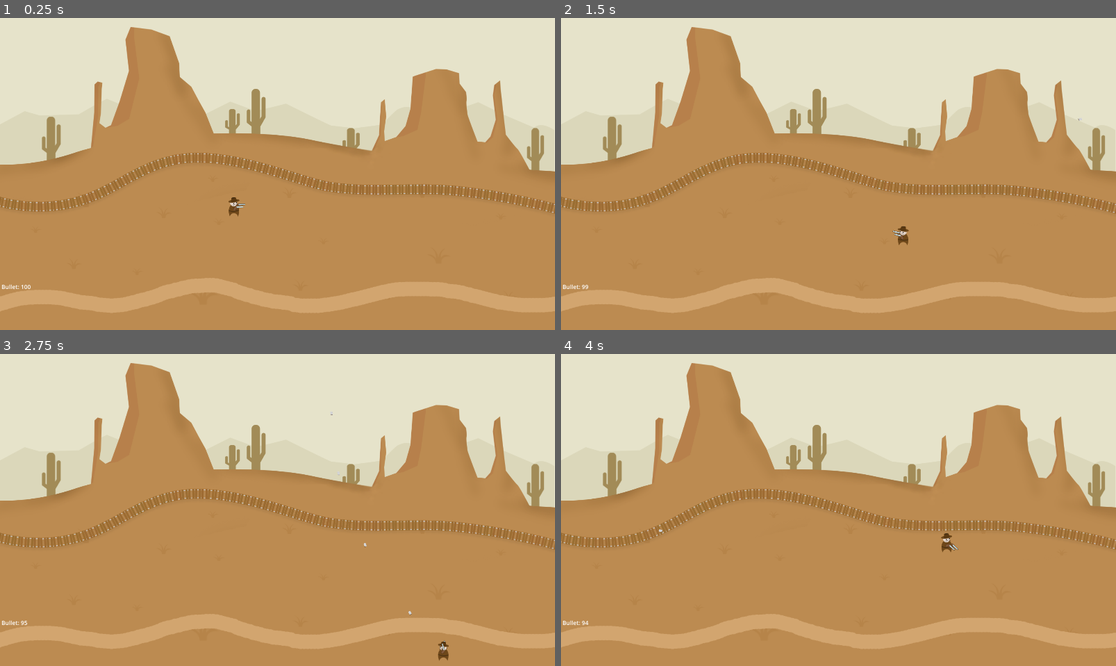
Above: before the commit, frames 1-4 (two rows, left to right).
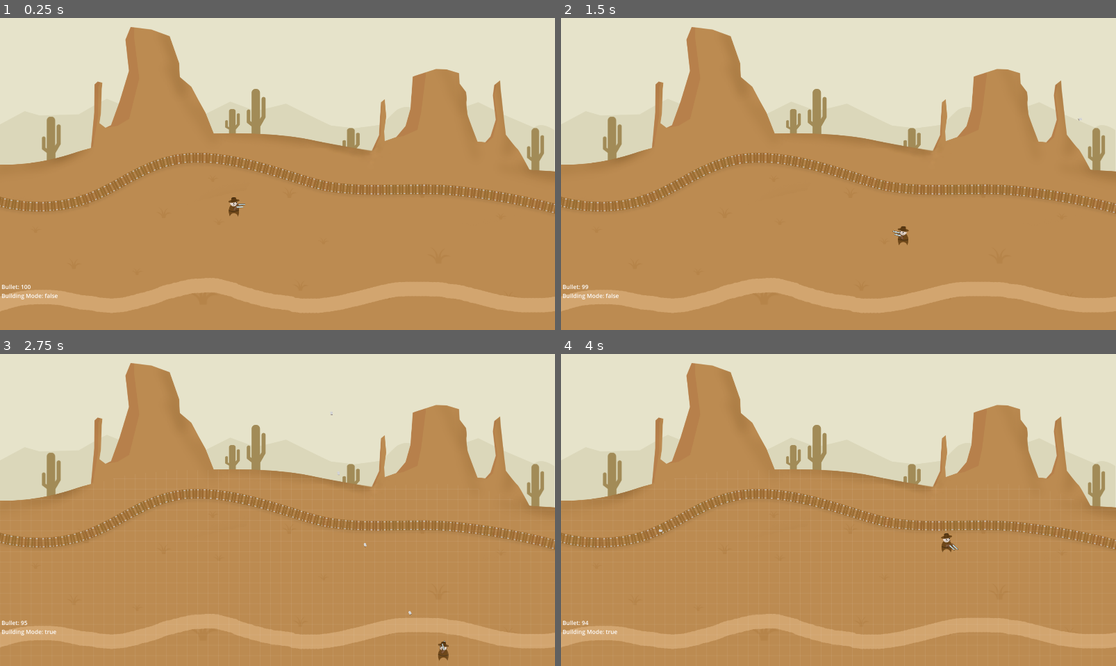
Above: after the commit, the same moments.

Repository: realfirat/A-Simple-Wild-West-Game
Game: Godot game, scene res://scenes/main.tscn
The game is run twice, just before and just after one commit, with the same random seed, the same clock (stepped at 60 frames per second) and the same inputs.
Inputs (mouse positions are in pixels of both pictures, inside the frame that each line leads up to):
- Up to frame 1 (0.25 s): no input
- Up to frame 2 (1.5 s): tap Enter at 0.5 s; move the mouse to (960, 158) at 0.52 s; hold D (go_right) 0.53-1.28 s; tap E (build_mode) at 0.6, 1.35 s; click (960, 158) at 0.67 s; move the mouse to (727, 189) at 1.27 s; hold S (go_down) from 1.28 s (still down)
- Up to frame 3 (2.75 s): move the mouse to (333, 441) at 2.02 s; release S (go_down) at 2.03 s; press the mouse at (333, 441) at 2.03 s; hold D (go_right) from 2.03 s (still down); tap E (build_mode) at 2.3 s
- Up to frame 4 (4 s): move the mouse to (810, 572) at 2.77 s; release D (go_right) at 2.78 s; release the mouse at (810, 572) at 2.78 s; hold W (go_up) 2.78-3.53 s; tap E (build_mode) at 2.85, 3.6 s; click (810, 572) at 2.92 s; move the mouse to (1005, 556) at 3.52 s; hold A (go_left) from 3.53 s (still down)

The runs differ from the first frame. In frame 1, less than 0.1% of the frame differs, in the area x 0-11%, y 88-91%; in frame 2, less than 0.1%; in frame 3, less than 0.1%, in the area x 0-62%, y 46-91%; in frame 4, less than 0.1%.

Commit message:
building grid mode

Diff:
--- a/scenes/main.tscn
+++ b/scenes/main.tscn
@@ -70,8 +70,14 @@
 script = ExtResource("6_wc3cm")
 
 [node name="building_grid" type="Control" parent="UI"]
+visible = false
+modulate = Color(1, 1, 1, 0.74902)
+clip_children = 1
 layout_mode = 3
 anchors_preset = 0
 offset_right = 40.0
 offset_bottom = 40.0
 script = ExtResource("7_eope7")
+
+[node name="Polygon2D" type="Polygon2D" parent="UI/building_grid"]
+polygon = PackedVector2Array(-2, 510, 124, 502, 193, 489, 315, 451, 446, 418, 597, 402, 693, 402, 818, 400, 924, 405, 1021, 414, 1287, 463, 1406, 451, 1564, 450, 1718, 480, 1832, 528, 1942, 535, 1951, 1159, -45, 1110, -40, 525)
--- a/scripts/building_grid.gd
+++ b/scripts/building_grid.gd
@@ -1,8 +1,12 @@
 extends Control
 
 func _draw():
-	if global_variables.is_build_mode:
+		var y = 0
+		for n in 1080/36:
+			draw_line(Vector2(0, 0 + y), Vector2(1920, 0 + y), Color8(255, 255, 255, 255/8), 1, true)
+			y += 36
+
 		var x = 0
-		for n in 100:
-			draw_rect(Rect2(0, 0 + x, 1920, 1), Color.GRAY, true, 1)
+		for n in 1920/36:
+			draw_line(Vector2(0 + x, 0), Vector2(0 + x, 1920), Color8(255, 255, 255, 255/8), 1, true)
 			x += 36
--- a/scripts/bullet_counter.gd
+++ b/scripts/bullet_counter.gd
@@ -1,4 +1,4 @@
 extends Label
 
 func _process(delta):
-	text = "Bullet: " + str(global_variables.bullet)
+	text = "Bullet: " + str(global_variables.bullet) + "\nBuilding Mode: " + str(global_variables.is_build_mode)
--- a/scripts/main.gd
+++ b/scripts/main.gd
@@ -3,3 +3,9 @@
 func _process(delta):
 	if Input.is_action_just_pressed("escape"):
 		get_tree().quit()
+
+	if Input.is_action_just_pressed("build_mode"):
+		if $UI/building_grid.visible:
+			$UI/building_grid.visible = false
+		else:
+			$UI/building_grid.visible = true
